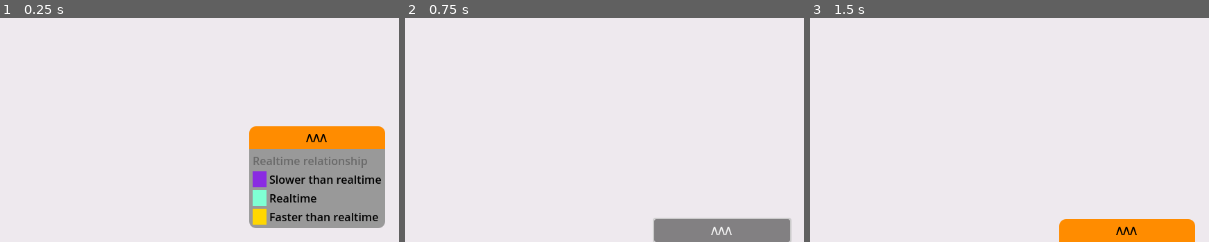
Above: before the commit, frames 1-3 (left to right).
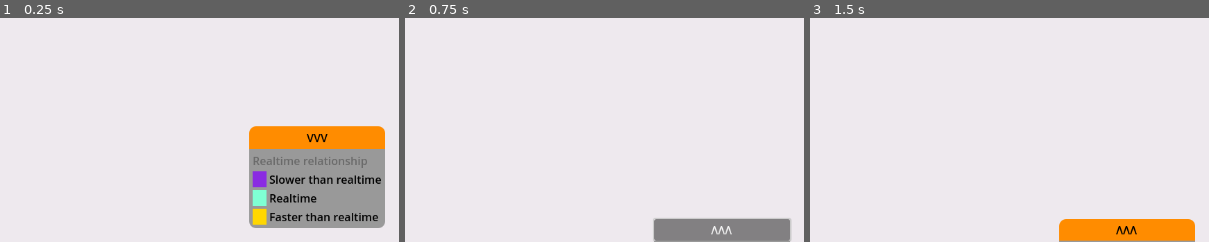
Above: after the commit, the same moments.

Repository: oakeslab-polymtl/DTInsight
Game: Godot game, scene res://MainScene/MainScene.tscn
Same seed, same stepped clock (60 frames per second), same inputs: the game is played once before the commit and once after it.
Inputs:
- Up to frame 1 (0.25 s): no input
- Up to frame 2 (0.75 s): click "ΛΛΛ" (after the commit: "VVV") at 0.5 s
- Up to frame 3 (1.5 s): click "Dump" at 1.25 s
The pictures show only the part of the screen within x 50-100%, y 50-100%; the shares and areas given below are measured in that part.

The runs differ from the first frame. In frame 1, 0.2% of the frame differs, in the area x 76-83%, y 51-56%; in frame 2, 0.2%; in frame 3, 0.4%, in the area x 62-97%, y 92-100%.
Error in both runs: Attempt to call function 'store_string' in base 'null instance' on a null instance. (res://Fuseki/Dump/FusekiDumper.gd:49)

Commit message:
Legends button icon

Diff:
--- a/Config/StyleConfig.gd
+++ b/Config/StyleConfig.gd
@@ -22,6 +22,9 @@
 
 #Legends style
 class Legends:
+	const GO_AWAY_TEXT : String = "VVV"
+	const COME_IN_TEXT : String = "ΛΛΛ"
+
 	const RETRACT_BUTTON_COLOR : Color = Color.DARK_ORANGE
 	const PANEL_COLOR : Color = Color.GRAY
 	const CATEGORY_ANNONCE_COLOR : Color = Color.DIM_GRAY
--- a/Legends/Legends.gd
+++ b/Legends/Legends.gd
@@ -49,5 +49,8 @@
 	var translate_distance = legends_panel.size.y + 20
 	if (legends_hidden):
 		translate_distance = -translate_distance
+		retract_button.text = StyleConfig.Legends.GO_AWAY_TEXT
+	else:
+		retract_button.text = StyleConfig.Legends.COME_IN_TEXT
 	legends_hidden = !legends_hidden
 	position += Vector2(0, translate_distance)
--- a/Legends/Legends.tscn
+++ b/Legends/Legends.tscn
@@ -38,7 +38,7 @@
 size_flags_vertical = 4
 theme_override_colors/font_color = Color(0, 0, 0, 1)
 theme_override_styles/normal = SubResource("StyleBoxFlat_2h335")
-text = "ΛΛΛ"
+text = "VVV"
 
 [node name="PanelContainer" type="PanelContainer" parent="."]
 layout_mode = 2
